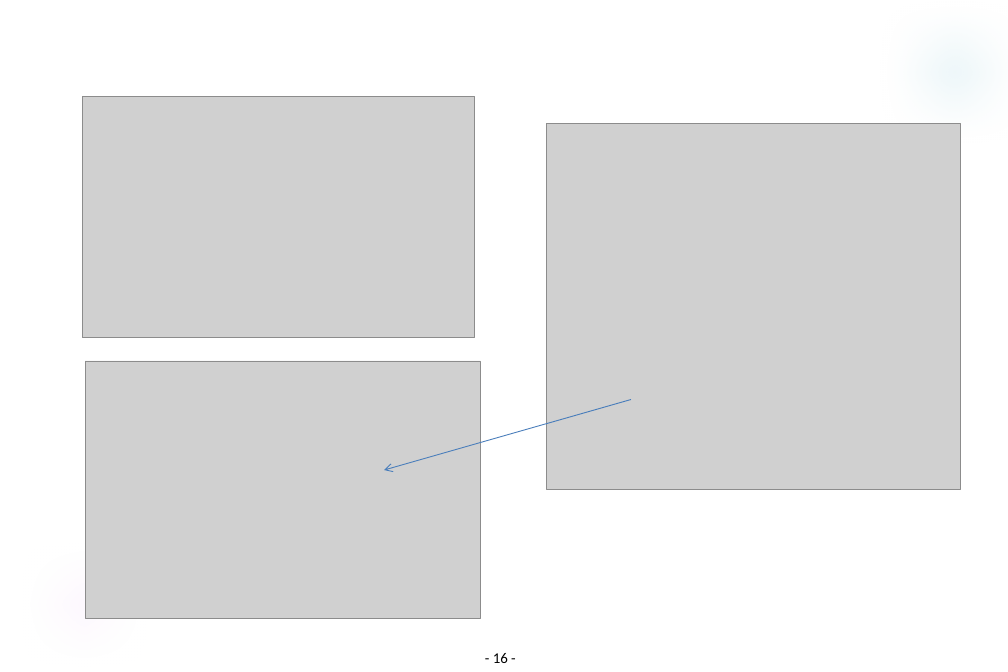
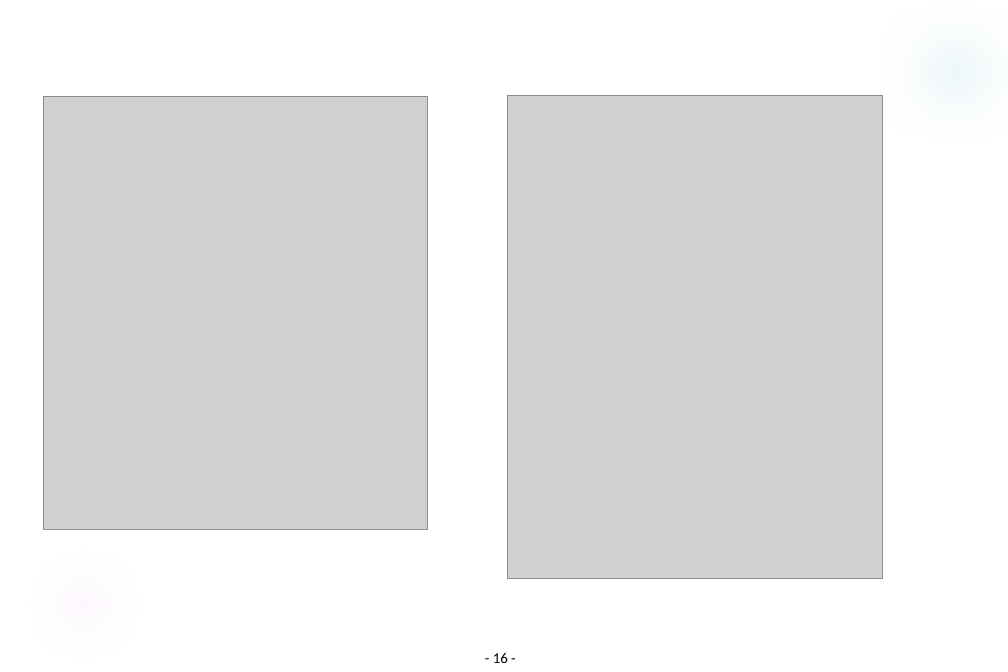
Before and after one commit to sunrin-android/Workbooks, a slide deck: slide 16 of 안드로이드13_(스레드핸들러).pptx. Drawn at 1008x672 pixels with LibreOffice and Linux fonts; fonts in the diff are those of the drawing; grey boxes stand for pictures; background and template pictures are left out. Boxes give left, top, right and bottom in pixels: in the first picture for what was removed or moved away, otherwise in the second. Text is boxed around its words. In the diff, an @@ line names an element or a change of style, - is before the commit and + after.

```diff
--- a/안드로이드13_(스레드핸들러).pptx
+++ b/안드로이드13_(스레드핸들러).pptx
@@ picture added at bbox=[44, 97, 427, 530] @@
@@ picture removed at bbox=[82, 96, 475, 338] @@
@@ picture: place and size @@
-picture at bbox=[547, 124, 961, 489]
+picture at bbox=[507, 95, 883, 579]
@@ picture removed at bbox=[85, 361, 480, 618] @@
@@ arrow removed from (631, 400) to (384, 470) @@
```
Also in this commit, not shown: 15 other slides changed, 16 slides added, 3 slides removed.
